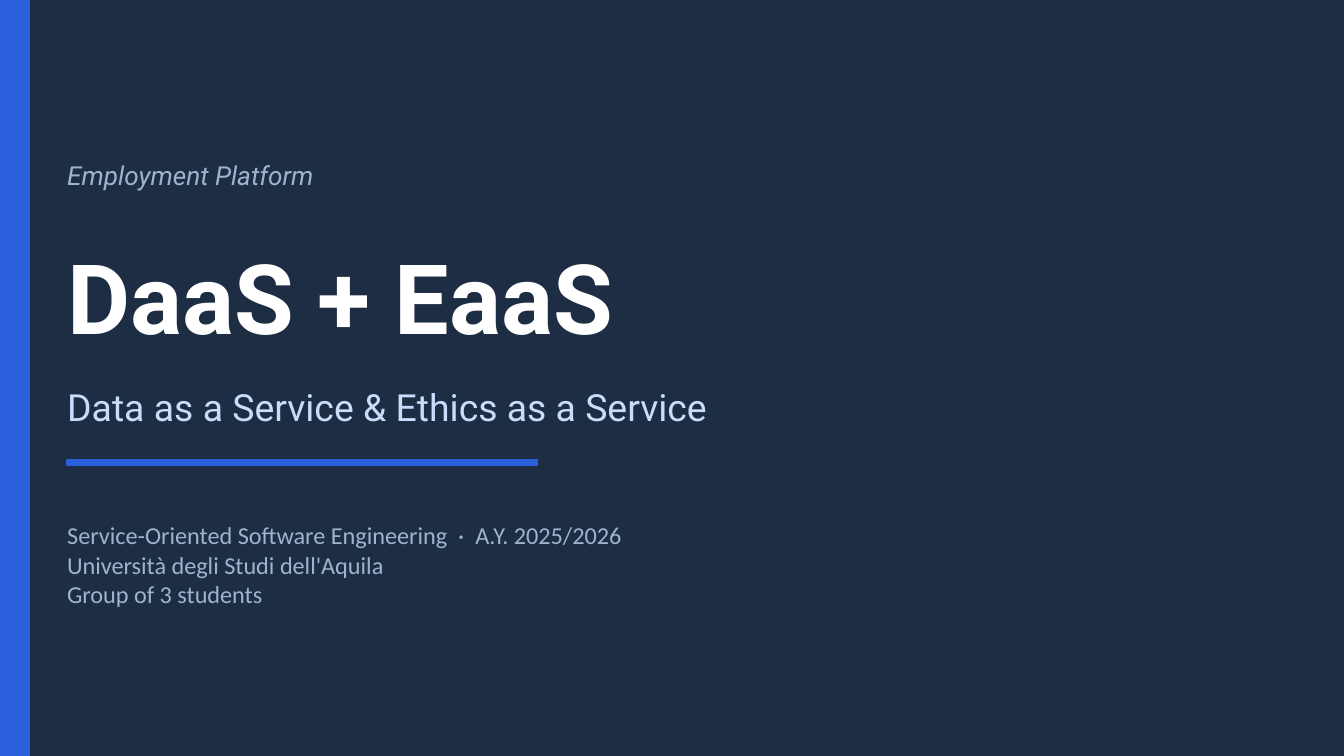
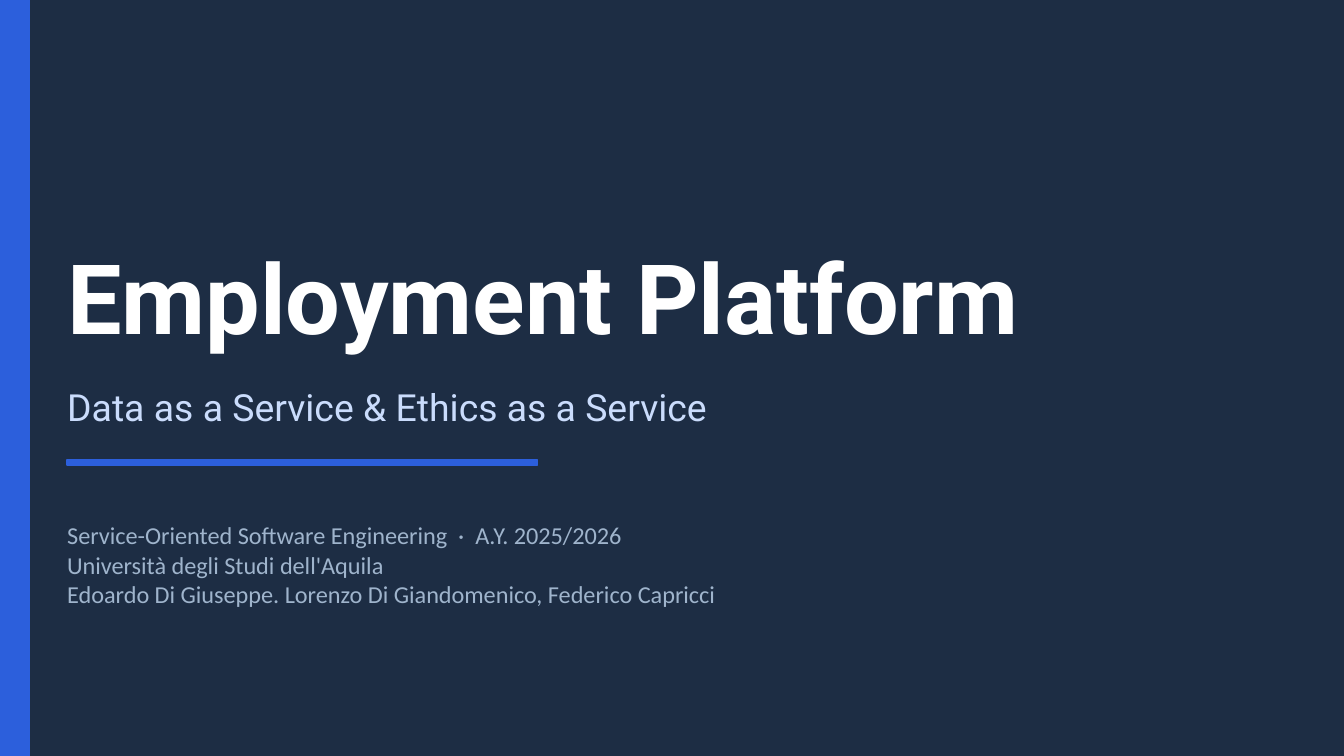
Before and after one commit to ediscota/SOSE-Homework, a slide deck: slide 1 of slides/SoSE-Employment-DaaS-EaaS.pptx. Drawn at 1344x756 pixels with LibreOffice and Linux fonts; fonts in the diff are those of the drawing. Boxes give left, top, right and bottom in pixels: in the first picture for what was removed or moved away, otherwise in the second. Text is boxed around its words. In the diff, an @@ line names an element or a change of style, - is before the commit and + after.

```diff
--- a/slides/SoSE-Employment-DaaS-EaaS.pptx
+++ b/slides/SoSE-Employment-DaaS-EaaS.pptx
@@ text removed at [67, 165, 313, 191] @@
-Employment Platform
@@ text at [67, 260, 1018, 355]: text changed @@
-DaaS + EaaS
+Employment Platform
@@ text at [67, 586, 715, 607]: text changed @@
-Group of 3 students
+Edoardo Di Giuseppe. Lorenzo Di Giandomenico, Federico Capricci
```
Also in this commit, not shown: 13 other slides changed, 1 slide removed, 1 other file.
